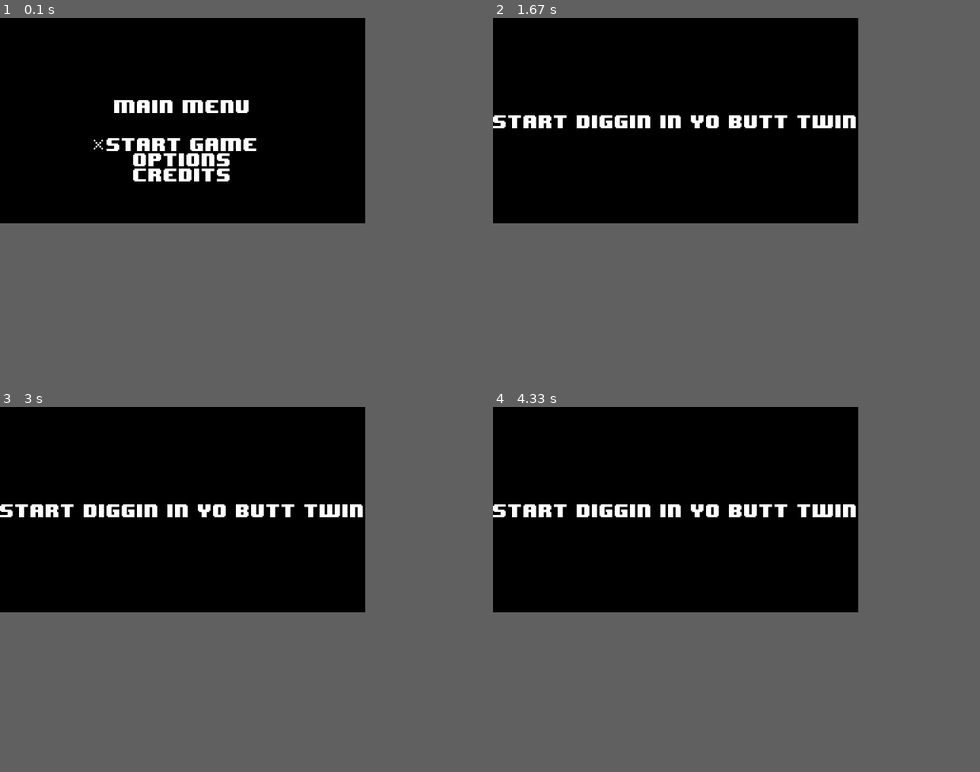
Above: before the commit, frames 1-4 (two rows, left to right).
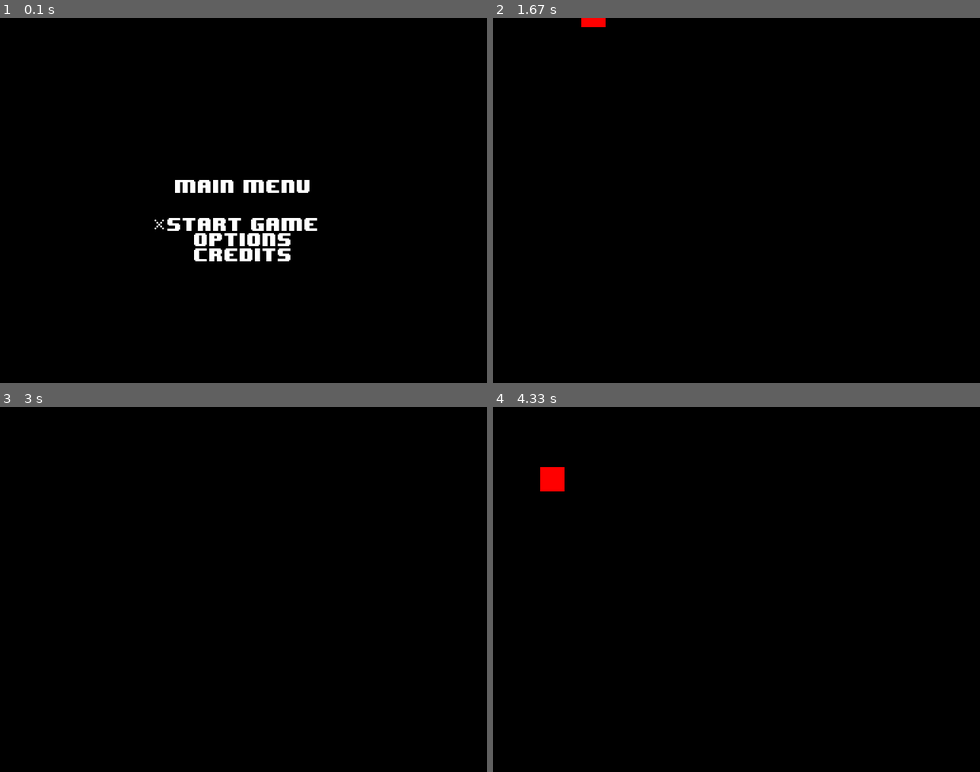
Above: after the commit, the same moments.

Repository: RyanNageer/Pygame
Game: pygame game, started from main.py
The game is run twice, just before and just after one commit, with the same random seed, the same clock (stepped at 60 frames per second) and the same inputs.
Inputs:
- Up to frame 1 (0.1 s): no input
- Up to frame 2 (1.67 s): tap Enter at 0.33 s; hold Up 0.67-1.13 s; hold Right 1.17-1.63 s
- Up to frame 3 (3 s): hold Left 1.67-2.2 s; hold Down 2.23-2.53 s; hold Left 2.57-2.97 s
- Up to frame 4 (4.33 s): hold Right 3.4-4.03 s; hold Down from 4.07 s (still down)
The window is 480x270 before the commit and 640x480 after it. Grey fills any space a smaller window leaves; there, only what the larger window draws over its background counts as a difference.

The runs differ from the first frame. In frame 1, 4.6% of the frame differs, in the area x 19-66%, y 22-67%; in frame 2, 1.7%; in frame 3, 1.6%; in frame 4, 1.9%.

Commit message:
added a square and movement

Diff:
--- /dev/null
+++ b/config.py
@@ -0,0 +1,9 @@
+WIN_WIDTH = 640
+WIN_HEIGHT = 480
+TILESIZE = 32
+PLAYER_LAYER = 1 # Which layer we want the player on
+PLAYER_SPEED = 3
+RED = (255, 0 ,0)
+BLACK = (0,0,0)
+FPS = 60
+# GROUND_LAYER = 1
--- a/game.py
+++ b/game.py
@@ -1,12 +1,15 @@
 import pygame # package
 from menu import * # now we have access to the MainMenu class
+from sprites import *
+from config import *
 
 class Game(): # Contains our info and variables related to the game, user inputs, game loop, drawing stuff to the screen,
     def __init__(self):
         pygame.init()
+        #Menu code
         self.running, self.playing = True, False # game is running but player is not currently playing
-        self.UP_KEY, self.DOWN_KEY, self.START_KEY, self.BACK_KEY = False, False, False, False # Controls for our menu initialized to false. Upon keystroke (ex. UP arrow) they will be set to true
-        self.DISPLAY_W, self.DISPLAY_H = 480, 270 # width and height of our canvas
+        self.UP_KEY, self.DOWN_KEY, self.ENTER_KEY, self.BACK_KEY, self.ESC_KEY = False, False, False, False, False # Controls for our menu initialized to false. Upon keystroke (ex. UP arrow) they will be set to true
+        self.DISPLAY_W, self.DISPLAY_H = 640, 480 # width and height of our canvas
         self.display = pygame.Surface((self.DISPLAY_W,self.DISPLAY_H)) # Canvas(dimensions)
         self.window = pygame.display.set_mode(((self.DISPLAY_W,self.DISPLAY_H))) # we want player to see what we're drawing. so this line displays the canvas
         self.font_name = '8-BIT WONDER.TTF'
@@ -16,17 +19,25 @@
         self.credits = CreditsMenu(self) # pass in game
         self.curr_menu = self.main_menu # this allows us to swap between what menu is currently being shown to the player
 
-    def game_loop(self):
-        while self.playing: # while player is playing
-            self.check_events() #  for inputs
-            if self.START_KEY: # if start key is pressed
-                self.playing = False # breaks the while self.playing loop on line 17
-            self.display.fill(self.BLACK) # reset our Canvas before drawing the next image. without this line it's like drawing on the same page in a flip book instead of turning to the next page
-            self.draw_text('Start diggin in yo butt twin', 20, self.DISPLAY_W/2, self.DISPLAY_H/2) # calling the draw_text function we made. we use font size 20 and 480/2 and 270/2 for our coordinates which should put the text in the center of the screen.
-            self.window.blit(self.display, (0,0)) # "BLock Image Transfer" aka copy our canvas onto the visible window that our player sees (0,0) are our top-left XY coordinates
-            pygame.display.update() # physically puts this on the monitor/computer screen
-            self.reset_keys() # sets our flags back to false so we can accept new inputs
+        # ShawCode RPG Tutorial Code
+        self.screen = pygame.display.set_mode((self.DISPLAY_W, self.DISPLAY_H))
+        self.clock = pygame.time.Clock()
+        self.font = pygame.font.Font(self.font_name)
 
+# CD Codes game loop that just displays text to the screen
+#     def game_loop(self):
+#         while self.playing: # while player is playing
+#             self.check_events() #  for inputs
+#             if self.ENTER_KEY: # if start key is pressed
+#                 self.playing = False # breaks the while self.playing loop on line 17
+#             self.display.fill(self.BLACK) # reset our Canvas before drawing the next image. without this line it's like drawing on the same page in a flip book instead of turning to the next page
+#             self.draw_text('Start diggin in yo butt twin', 20, self.DISPLAY_W/2, self.DISPLAY_H/2) # calling the draw_text function we made. we use font size 20 and 480/2 and 270/2 for our coordinates which should put the text in the center of the screen.
+#             self.window.blit(self.display, (0,0)) # "BLock Image Transfer" aka copy our canvas onto the visible window that our player sees (0,0) are our top-left XY coordinates
+#             pygame.display.update() # physically puts this on the monitor/computer screen
+#             self.reset_keys() # sets our flags back to false so we can accept new inputs
+
+
+    #CD Codes Menu Tutorial Code
 
     def check_events(self):
         for event in pygame.event.get(): # checks what the player can do on the computer
@@ -36,16 +47,18 @@
             # check for keyboard inputs
             if event.type == pygame.KEYDOWN:
                 if event.key == pygame.K_RETURN: # player has pressed the Enter key
-                    self.START_KEY = True
+                    self.ENTER_KEY = True
                 if event.key == pygame.K_BACKSPACE: # player has pressed the Enter key
                     self.BACK_KEY = True
+                if event.key == pygame.K_ESCAPE:
+                    self.ESC_KEY = True
                 if event.key == pygame.K_DOWN: # player has pressed the Enter key
                     self.DOWN_KEY = True
                 if event.key == pygame.K_UP: # player has pressed the Enter key
                     self.UP_KEY = True
 
     def reset_keys(self):
-        self.UP_KEY, self.DOWN_KEY, self.START_KEY, self.BACK_KEY = False, False, False, False
+        self.UP_KEY, self.DOWN_KEY, self.ENTER_KEY, self.BACK_KEY, self.ESC_KEY = False, False, False, False, False
 
     def draw_text(self, text, size, x,y): # renders a surface (text_surface) containing our text (text), get_rect() just gives you a Rect object that matches the size of the rendered text surface, then move the rectangle onto the canvas
         font = pygame.font.Font(self.font_name, size) # Font(file_path=None, size=12)
@@ -55,5 +68,44 @@
         text_rect.center = (x,y) # moves the text’s center point to (x, y) coordinates on the canvas (self.display). assigns a x and y position to the center of the rectangle. so we can center the text wherever we want it to be.
         self.display.blit(text_surface, text_rect) # blit(source, dest, area=None, special_flags=0) -> Rect # copy the pixels from text_surface onto our canvas self.display, at the position text_rect
 
+    # ShawCode
+    def new(self):
+        #ShawCode
+        # pygame.sprite.Sprite is a Simple base class for visible game objects.
+        self.all_sprites = pygame.sprite.LayeredUpdates() # Object that will contain all our sprites, walls, and enemies LayeredUpdates is a sprite group that handles layers and draws like OrderedUpdates.
+        self.blocks = pygame.sprite.LayeredUpdates()
+        self.enemies = pygame.sprite.LayeredUpdates()
+        self.attacks = pygame.sprite.LayeredUpdates()
+
+        self.player = Player(self, 1, 2)
+
+    def events(self):
+        # game loop events
+        for event in pygame.event.get():
+            if event.type == pygame.QUIT:
+                self.playing = False
+                self.running = False
+
+    def update(self):
+        self.all_sprites.update() # calls the update function on all_sprites in sprites.py
+    def draw(self):
+        self.screen.fill(BLACK)
+        self.all_sprites.draw(self.screen) # All_sprites group, draw will look through all sprites in all_sprites, finds the image and the rectangle and draws it to the window
+        self.clock.tick(FPS) # 1 tick per frame, 60 FPS
+        pygame.display.update()
+    def main(self):
+        # game loop
+        while self.playing:
+            self.events()
+            self.update()
+            self.draw()
+        self.running = False
+
+    def game_over(self):
+        pass
+    def intro_screen(self):
+        pass
+
+
 # Surface = the photo or picture itself.
 # Rect = the picture frame that holds that photo and decides where to hang it on the wall.
--- a/main.py
+++ b/main.py
@@ -1,3 +1,5 @@
+import pygame
+import sys
 from game import Game
 
 g = Game()
@@ -6,4 +8,9 @@
 while g.running: # while the game is running, we can run game_loop(self)
     g.curr_menu.display_menu()
     # g.playing = True # set game to playing so our game loop runs
-    g.game_loop()
+    #g.new() Already called in menu.py when the user selects start
+    #g.main() already called in menu.py when the user selects start
+    g.game_over()
+
+pygame.quit() # When the game is no longer running we can safely exit
+sys.exit()
--- a/menu.py
+++ b/menu.py
@@ -63,11 +63,14 @@
                 self.cursor_rect.midtop = (self.creditsx + self.offset, self.creditsy)
                 self.state = 'Credits'
 
+
     def check_input(self):
         self.move_cursor() # every frame we will check for input and adjust the cursor accordingly
-        if self.game.START_KEY: # If the player clicks start
+        if self.game.ENTER_KEY: # If the player clicks Enter
             if self.state == 'Start':
                 self.game.playing = True
+                self.game.new()
+                self.game.main()
             elif self.state == 'Options':
                 self.game.curr_menu = self.game.options
             elif self.state == 'Credits':
@@ -95,7 +98,7 @@
             self.blit_screen()
 
     def check_input(self): # check input for the optionsmenu class
-        if self.game.BACK_KEY: # if back_key is set to ON meaning it's been pressed this frame
+        if self.game.BACK_KEY or self.game.ESC_KEY: # if back_key is set to ON meaning it's been pressed this frame
             self.game.curr_menu = self.game.main_menu
             self.run_display = False
         elif self.game.UP_KEY or self.game.DOWN_KEY: # allows us to navigate between volume and controls in the options menu
@@ -106,7 +109,7 @@
                 self.state = 'Volume'
                 self.cursor_rect.midtop = (self.volx + self.offset, self.voly)
 
-        elif self.game.START_KEY:
+        elif self.game.ENTER_KEY:
         # TO-DO: Create a Volume Menu and a Controls Menu
             pass
 
@@ -118,7 +121,7 @@
         self.run_display = True
         while self.run_display: # runs every frame
             self.game.check_events()
-            if self.game.START_KEY or self.game.BACK_KEY: # if enter or backspace are pressed
+            if self.game.ENTER_KEY or self.game.BACK_KEY or self.game.ESC_KEY: # if enter or backspace are pressed
                 self.game.curr_menu = self.game.main_menu # exit credits
                 self.run_display = False
             self.game.display.fill(self.game.BLACK)
--- /dev/null
+++ b/sprites.py
@@ -0,0 +1,55 @@
+import pygame
+from config import *
+from game import *
+import math
+import random
+
+class Player(pygame.sprite.Sprite):
+    def __init__(self, game, x, y):
+
+        self.game = game
+        self._layer = PLAYER_LAYER
+        self.groups = self.game.all_sprites
+        pygame.sprite.Sprite.__init__(self, self.groups) # calls init for inherited class, by passing in self.groups we add the player to the all sprites group
+
+        self.x = x * TILESIZE # everything will be 32x32 pixels
+        self.y = y * TILESIZE
+        self.width = TILESIZE
+        self.height = TILESIZE
+
+        self.x_change = 0
+        self.y_change = 0
+
+        self.facing = 'down'
+
+        self.image = pygame.Surface([self.width, self.height]) # get an image that can later be drawn to the screen
+        self.image.fill(RED) # make the image red
+
+        self.rect = self.image.get_rect() # set self.rect to be same size of the player
+        self.rect.x = self.x
+        self.rect.y = self.y
+
+    def update(self):
+        self.movement()
+
+        self.rect.x += self.x_change
+        self.rect.y += self.y_change # change is a temporary variable of sorts and we use it to update the actual rectangle that refers to the player
+
+        self.x_change = 0
+        self.y_change = 0
+
+
+    def movement(self):
+        keys = pygame.key.get_pressed()
+        if keys[pygame.K_LEFT]: # if left arrow key pressed
+            self.x_change -= PLAYER_SPEED # reduce the x axis to move the player left
+            self.facing = 'left'
+        if keys[pygame.K_RIGHT]: # if left arrow key pressed
+            self.x_change += PLAYER_SPEED # reduce the x axis to move the player left
+            self.facing = 'right'
+        if keys[pygame.K_UP]: # if left arrow key pressed
+            self.y_change -= PLAYER_SPEED # reduce the y axis to move the player up
+            self.facing = 'up'
+        if keys[pygame.K_DOWN]: # if left arrow key pressed
+            self.y_change += PLAYER_SPEED # increase the y axis to move the player down
+            self.facing = 'down'
Renamed: sprites.png -> img/sprites.png
Renamed: sprites2.png -> img/sprites2.png
Renamed: wet owl.jpg -> img/wet owl.jpg
